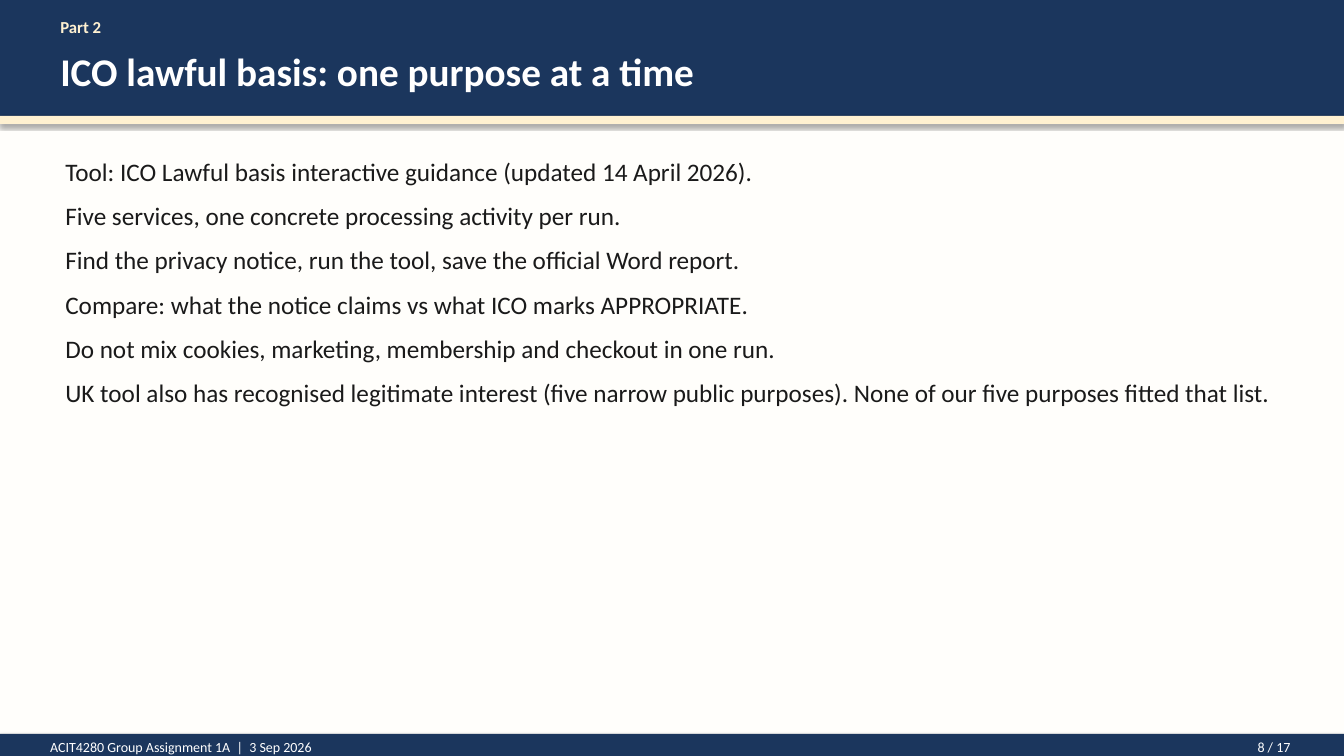
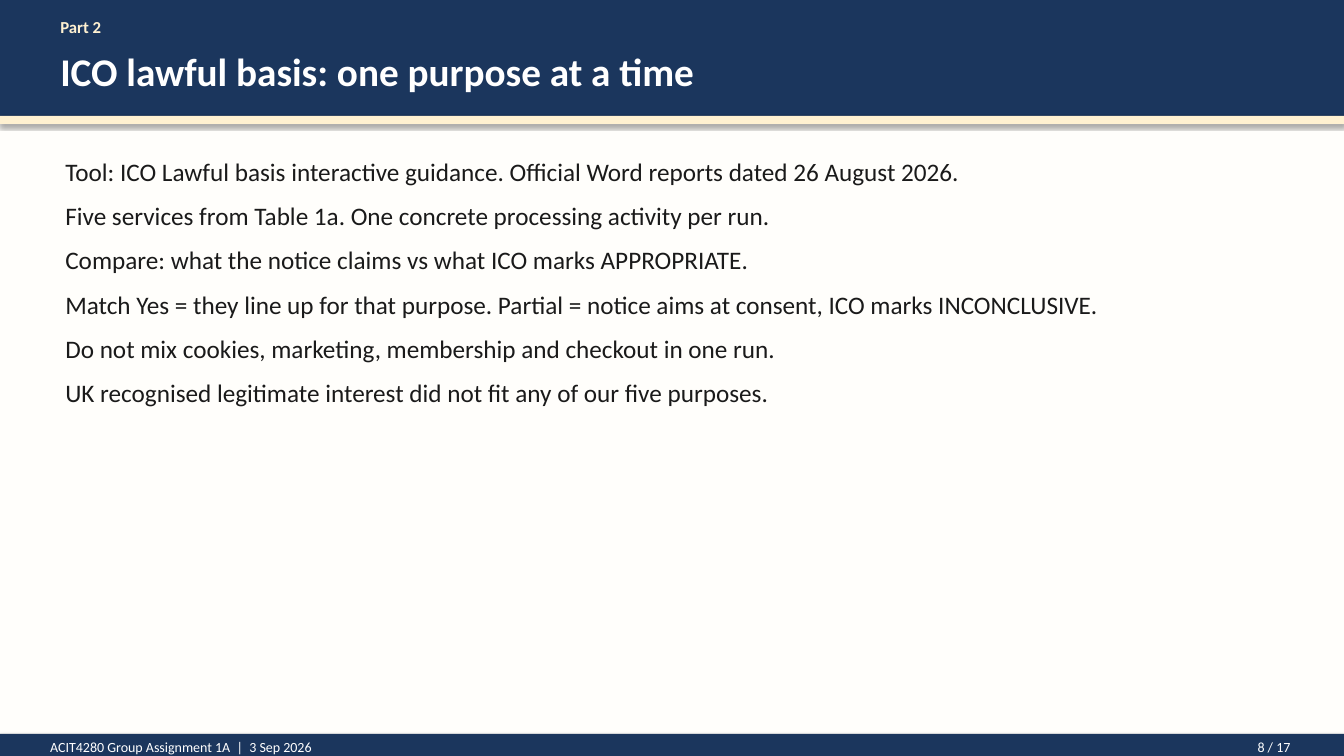
Before and after one commit to kasa031/Bacheloroppgave, a slide deck: slide 8 of ACIT4280_1A_presentation.pptx. Drawn at 1344x756 pixels with LibreOffice and Linux fonts; fonts in the diff are those of the drawing. Boxes give left, top, right and bottom in pixels: in the first picture for what was removed or moved away, otherwise in the second. Text is boxed around its words. In the diff, an @@ line names an element or a change of style, - is before the commit and + after.

```diff
--- a/ACIT4280_1A_presentation.pptx
+++ b/ACIT4280_1A_presentation.pptx
@@ text at bbox=[65, 163, 958, 230]: text changed @@
-Tool: ICO Lawful basis interactive guidance (updated 14 April 2026).
-Five services, one concrete processing activity per run.
-Find the privacy notice, run the tool, save the official Word report.
+Tool: ICO Lawful basis interactive guidance. Official Word reports dated 26 August 2026.
+Five services from Table 1a. One concrete processing activity per run.
@@ text at bbox=[65, 296, 1097, 318]: paragraph added @@
+Match Yes = they line up for that purpose. Partial = notice aims at consent, ICO marks INCONCLUSIVE.
@@ text at bbox=[65, 384, 768, 407]: text changed @@
-UK tool also has recognised legitimate interest (five narrow public purposes). None of our five purposes fitted that list.
+UK recognised legitimate interest did not fit any of our five purposes.
```
Also in this commit, not shown: 9 other slides changed, 4 other files.
